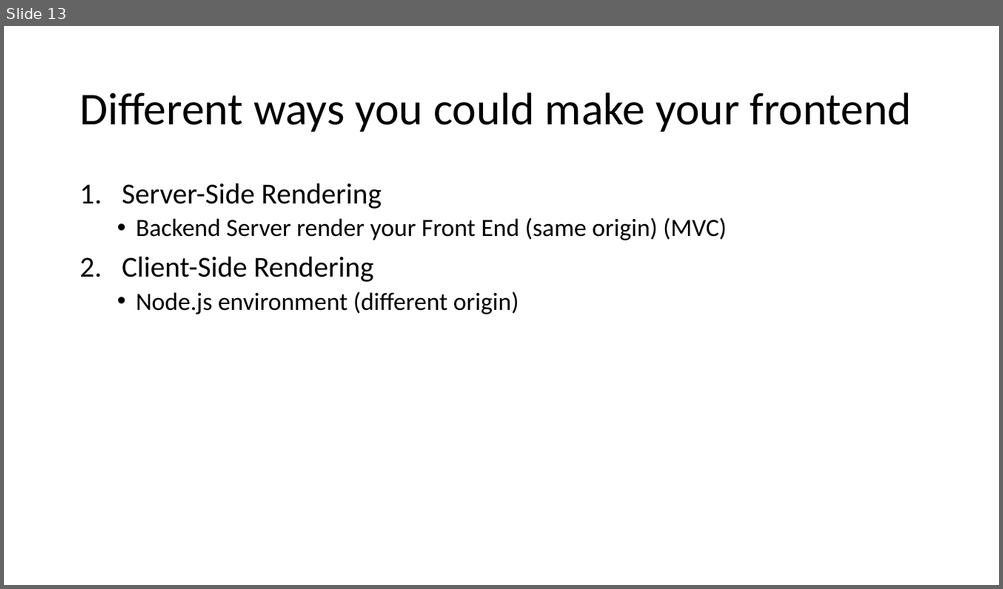
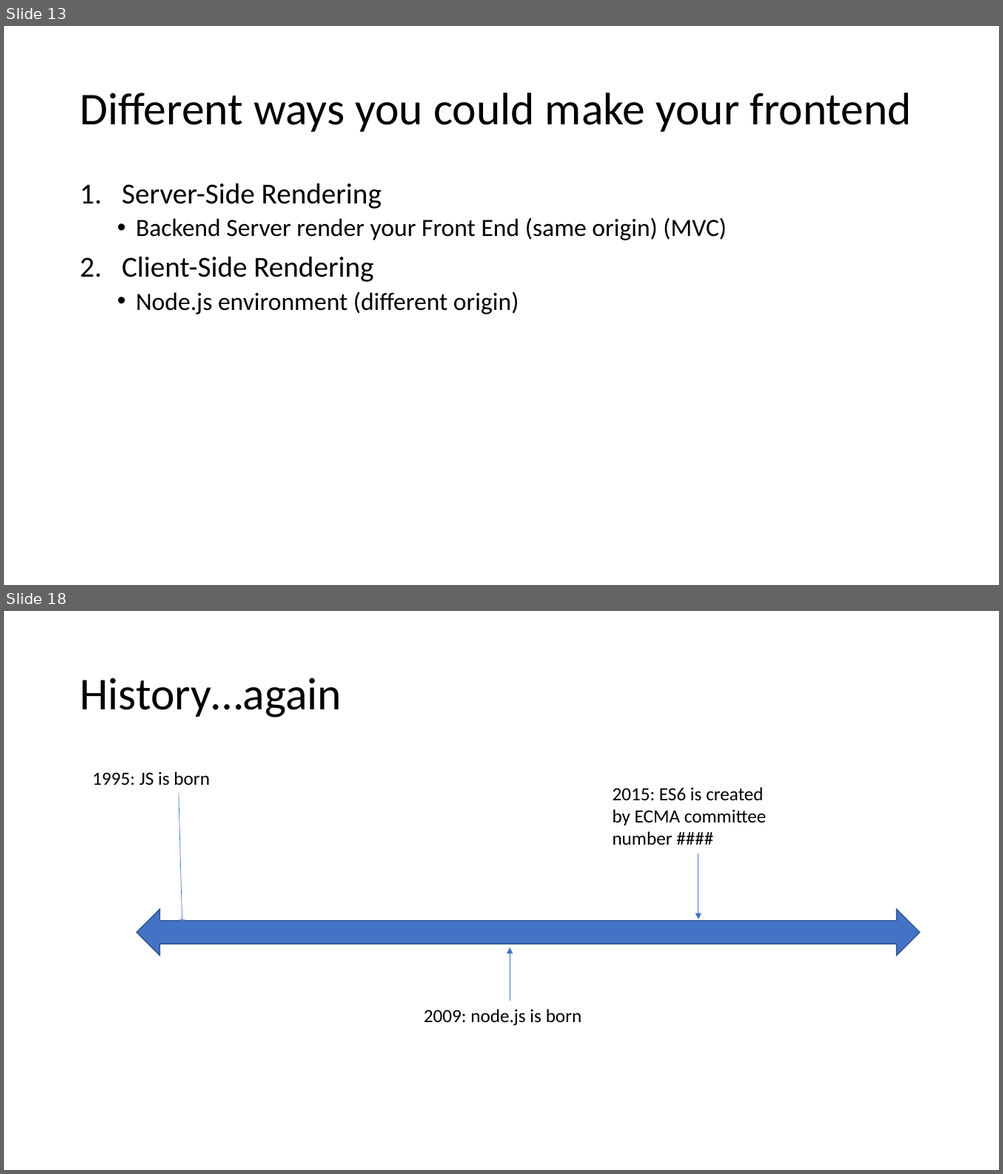
Before and after one commit to 2011JavaReact/Training, a slide deck: Week4/Week4.pptm. Shown one above the other, each under a label of ours: slide 13 before the commit, slides 13 and 18 after it; the slides between them are not shown. The pictures are 1003x589 and 1003x1174 pixels, drawn with LibreOffice and Linux fonts; fonts in the diff are those of the drawing. Boxes give left, top, right and bottom in pixels: in the first picture for what was removed or moved away, otherwise in the second. Text is boxed around its words. In the diff, an @@ line names an element or a change of style, - is before the commit and + after.

```diff
--- a/Week4/Week4.pptm
+++ b/Week4/Week4.pptm
@@ slide 18 added at bbox=[4, 611, 999, 1170], background #FFFFFF @@
@@ title added at bbox=[79, 678, 341, 718], 44 pt, text #000000 @@
+History…again
@@ text added at bbox=[92, 772, 210, 786], 18 pt, text #000000 @@
+1995: JS is born
@@ text added at bbox=[612, 787, 765, 845], 18 pt, text #000000 @@
+2015: ES6 is created by ECMA committee number ####
@@ arrow added from (179, 793) to (182, 925), #4472C4 0.5 pt @@
@@ arrow added from (698, 854) to (698, 920), #4472C4 0.5 pt @@
@@ left right arrow added at bbox=[136, 909, 920, 956], fill #4472C4, outline #325491 1 pt @@
@@ arrow added from (510, 1000) to (510, 948), #4472C4 0.5 pt @@
@@ text added at bbox=[424, 1009, 582, 1026], 18 pt, text #000000 @@
+2009: node.js is born
```
Also in this commit, not shown: 5 other slides added, 1 other file.
